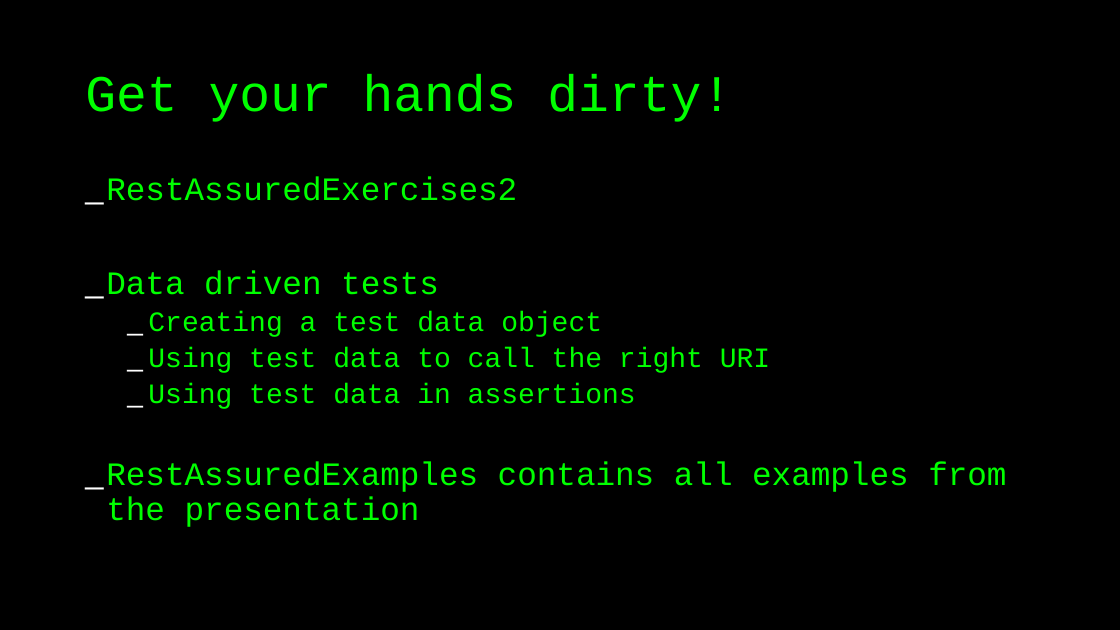
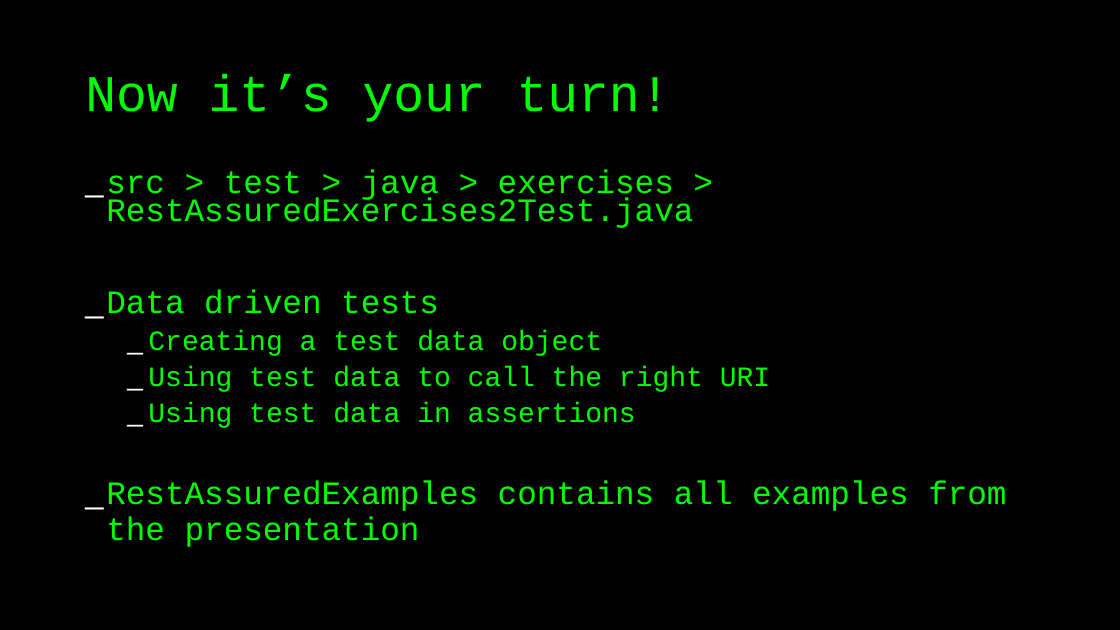
Before and after one commit to basdijkstra/rest-assured-workshop, a slide deck: slide 26 of RestAssuredWorkshop.odp. Drawn at 1120x630 pixels with LibreOffice and Linux fonts; fonts in the diff are those of the drawing. Boxes give left, top, right and bottom in pixels: in the first picture for what was removed or moved away, otherwise in the second. Text is boxed around its words. In the diff, an @@ line names an element or a change of style, - is before the commit and + after.

```diff
--- a/RestAssuredWorkshop.odp
+++ b/RestAssuredWorkshop.odp
@@ title at <box>85,73,671,122</box>: text changed @@
-Get your hands dirty!
+Now it’s your turn!
@@ text at <box>106,170,693,228</box>: text changed @@
-_ RestAssuredExercises2
+_ src > test > java > exercises > RestAssuredExercises2Test.java
```
Also in this commit, not shown: 8 other slides changed, 3 slides added, 1 slide removed, 13 other files.
